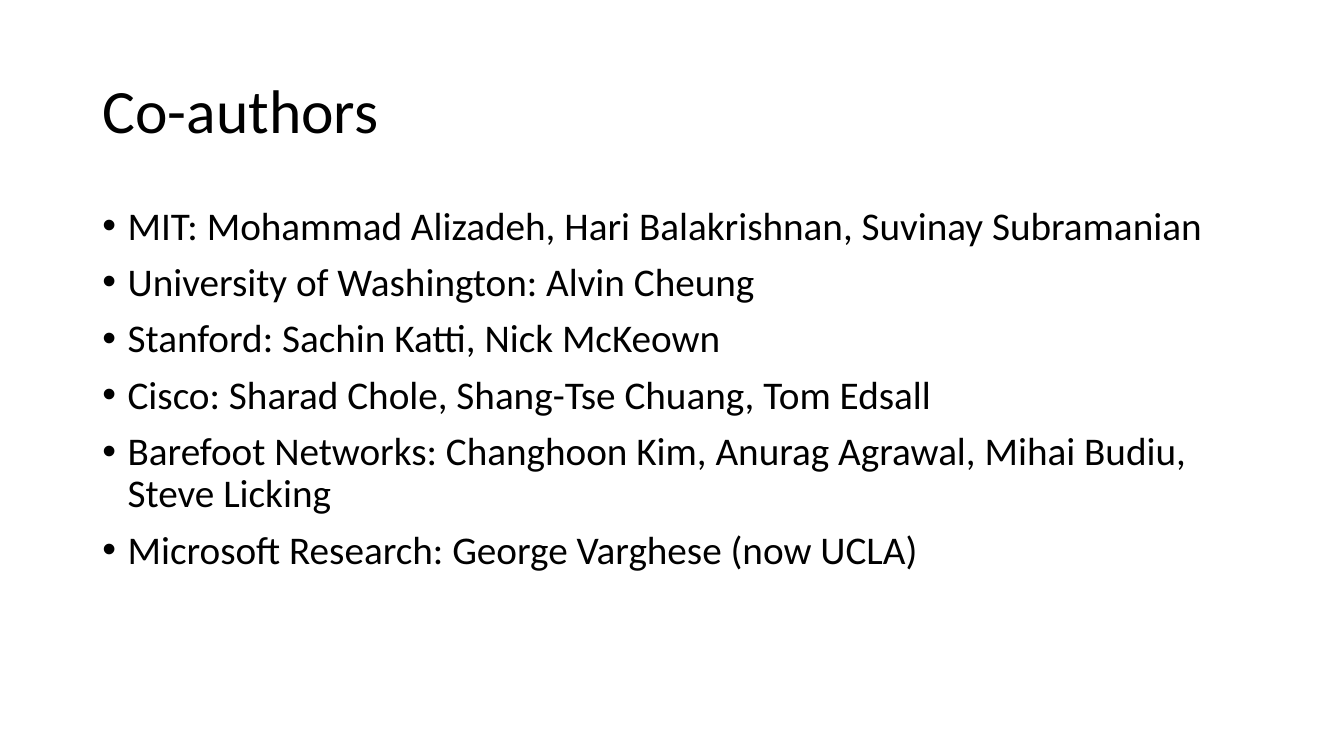
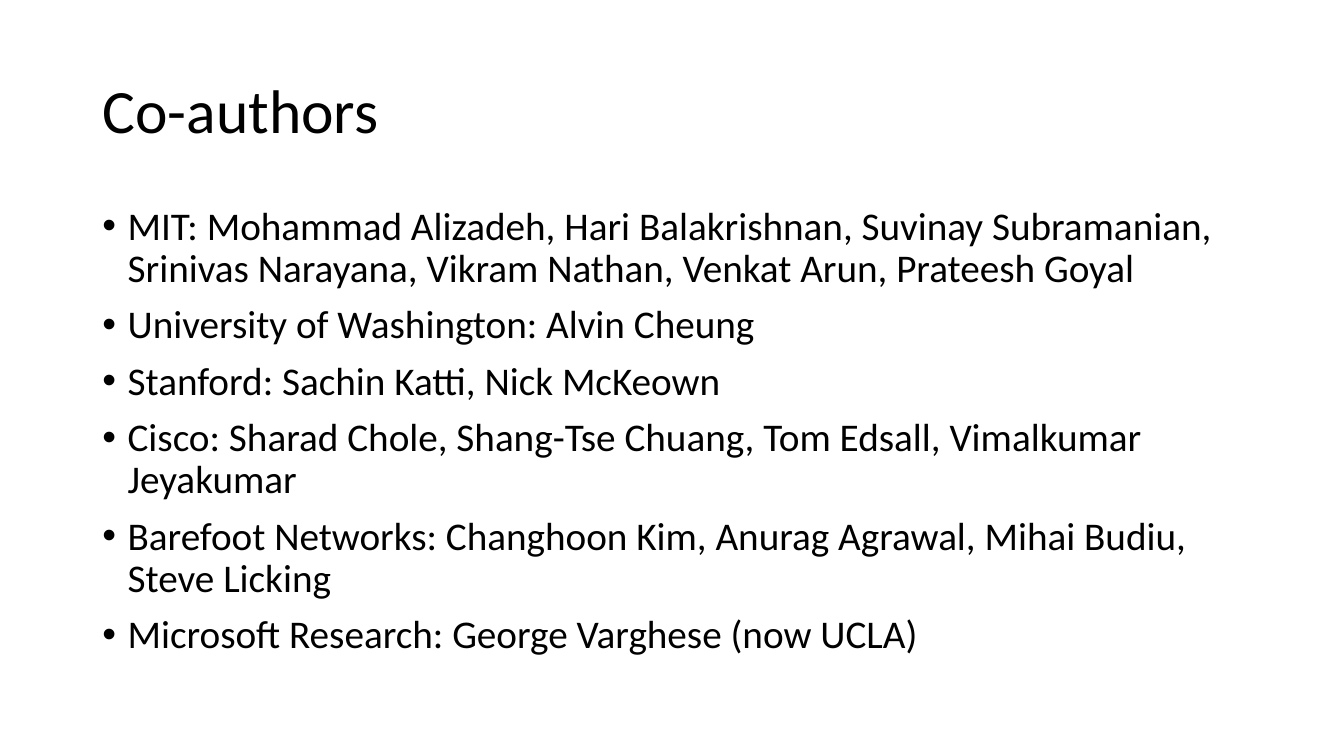
Before and after one commit to anirudhSK/pifo-domino-marple-ppts, a slide deck: slide 53 of uw_talk.pptx (slide 38 before the commit). Drawn at 1344x756 pixels with LibreOffice and Linux fonts; fonts in the diff are those of the drawing. Boxes give left, top, right and bottom in pixels: in the first picture for what was removed or moved away, otherwise in the second. Text is boxed around its words. In the diff, an @@ line names an element or a change of style, - is before the commit and + after.

```diff
--- a/uw_talk.pptx
+++ b/uw_talk.pptx
@@ text at bbox=[128, 212, 1211, 289]: text changed @@
-• MIT: Mohammad Alizadeh, Hari Balakrishnan, Suvinay Subramanian
+• MIT: Mohammad Alizadeh, Hari Balakrishnan, Suvinay Subramanian, Srinivas Narayana, Vikram Nathan, Venkat Arun, Prateesh Goyal
@@ text at bbox=[128, 423, 1142, 500]: text changed @@
-• Cisco: Sharad Chole, Shang-Tse Chuang, Tom Edsall
+• Cisco: Sharad Chole, Shang-Tse Chuang, Tom Edsall, Vimalkumar Jeyakumar
```
Also in this commit, not shown: 4 other slides changed, 21 slides added, 2 slides removed.
